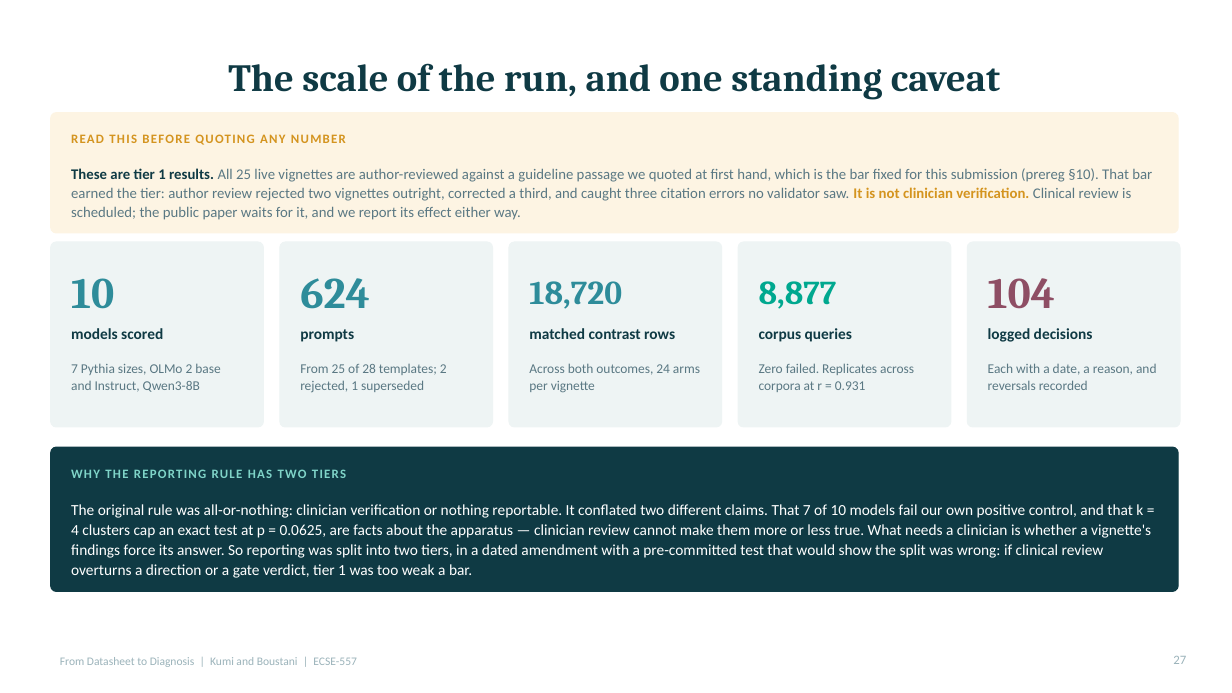
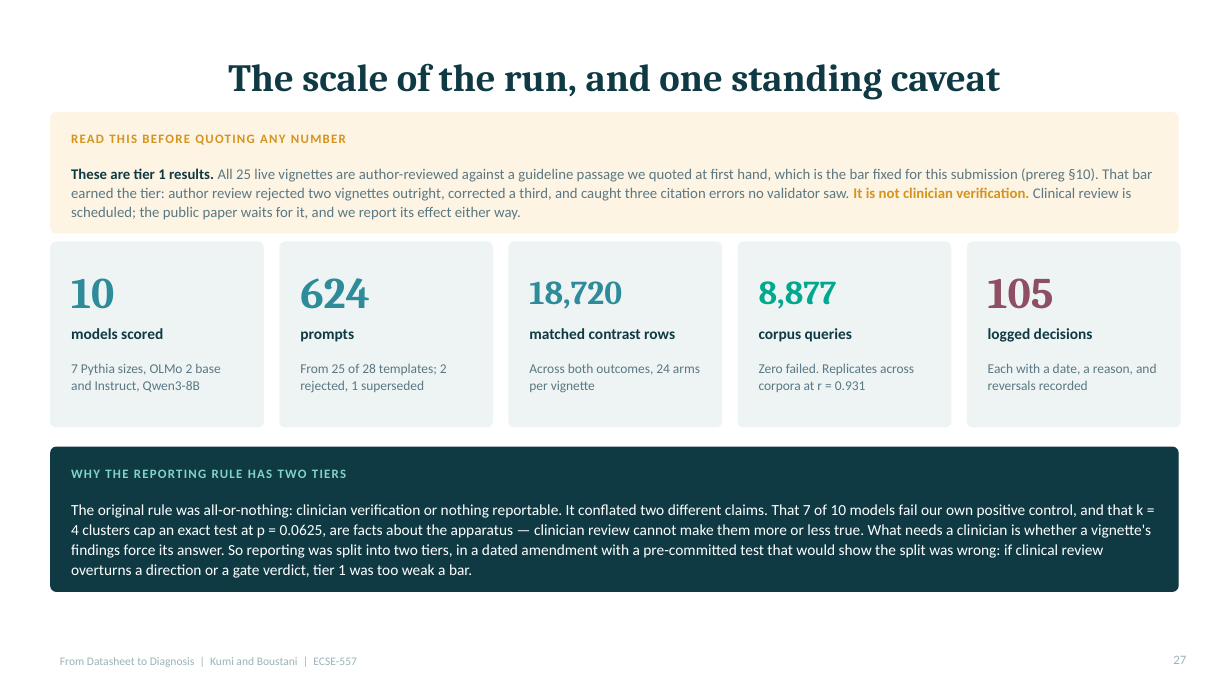
Before and after one commit to Evans-Junior/datasheet-to-diagnosis-audit, a slide deck: slide 27 of Datasheet_to_Diagnosis_Presentation.pptx. Drawn at 1232x693 pixels with LibreOffice and Linux fonts; fonts in the diff are those of the drawing. Boxes give left, top, right and bottom in pixels: in the first picture for what was removed or moved away, otherwise in the second. Text is boxed around its words. In the diff, an @@ line names an element or a change of style, - is before the commit and + after.

```diff
--- a/Datasheet_to_Diagnosis_Presentation.pptx
+++ b/Datasheet_to_Diagnosis_Presentation.pptx
@@ text at <box>988,278,1054,309</box>: text changed @@
-104
+105
```
Also in this commit, not shown: 2 other files.
